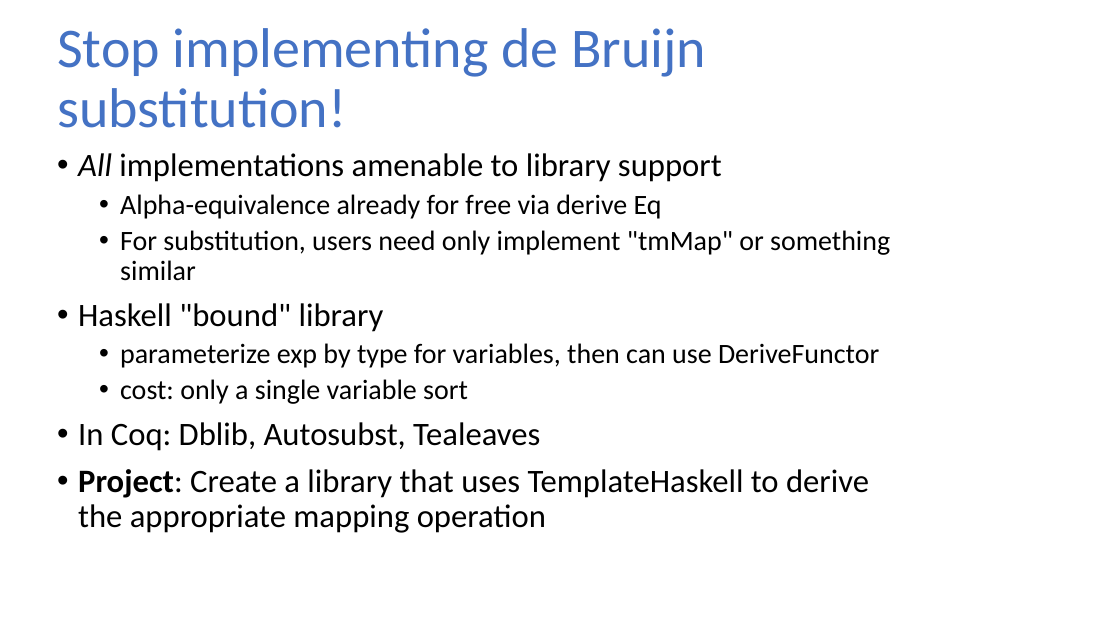
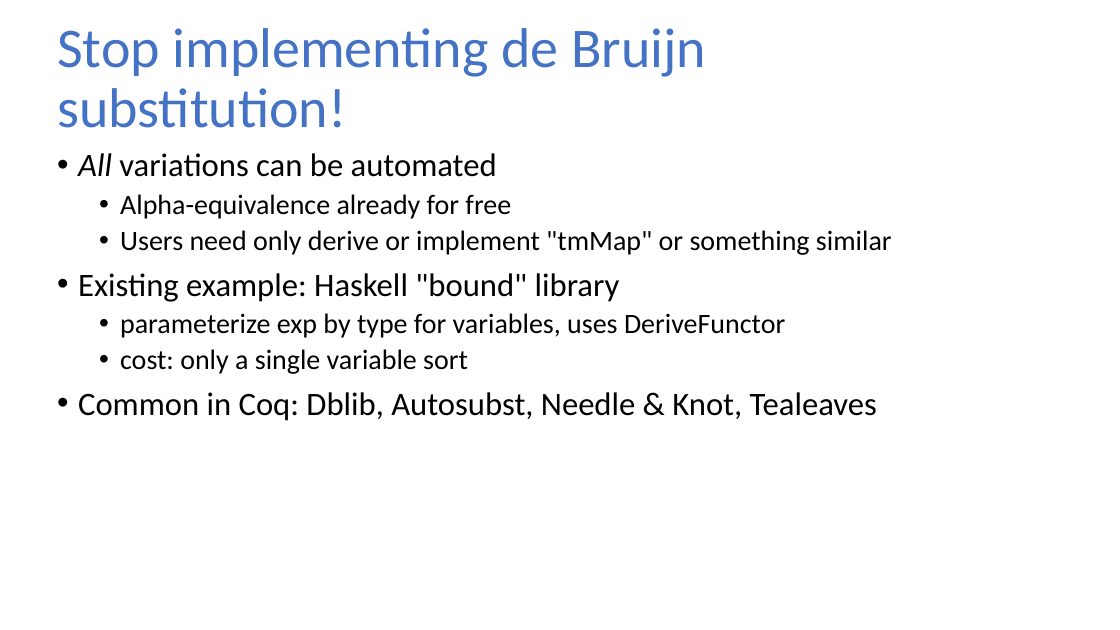
Before and after one commit to sweirich/lambda-n-ways, a slide deck: slide 19 of plclub-2021.pptx (slide 21 before the commit). Drawn at 1120x630 pixels with LibreOffice and Linux fonts; fonts in the diff are those of the drawing. Boxes give left, top, right and bottom in pixels: in the first picture for what was removed or moved away, otherwise in the second. Text is boxed around its words. In the diff, an @@ line names an element or a change of style, - is before the commit and + after.

```diff
--- a/plclub-2021.pptx
+++ b/plclub-2021.pptx
@@ text at (78,153,892,338): text changed @@
-• All implementations amenable to library support
-  • Alpha-equivalence already for free via derive Eq
-  • For substitution, users need only implement "tmMap" or something similar
-• Haskell "bound" library
-  • parameterize exp by type for variables, then can use DeriveFunctor
+• All variations can be automated
+  • Alpha-equivalence already for free
+  • Users need only derive or implement "tmMap" or something similar
+• Existing example: Haskell "bound" library
+  • parameterize exp by type for variables, uses DeriveFunctor
@@ text at (78,392,877,421): text changed @@
-• In Coq: Dblib, Autosubst, Tealeaves
-• Project: Create a library that uses TemplateHaskell to derive the appropriate mapping operation
+• Common in Coq: Dblib, Autosubst, Needle & Knot, Tealeaves
```
Also in this commit, not shown: 12 other slides changed, 3 slides added, 2 slides removed, 9 other files.
